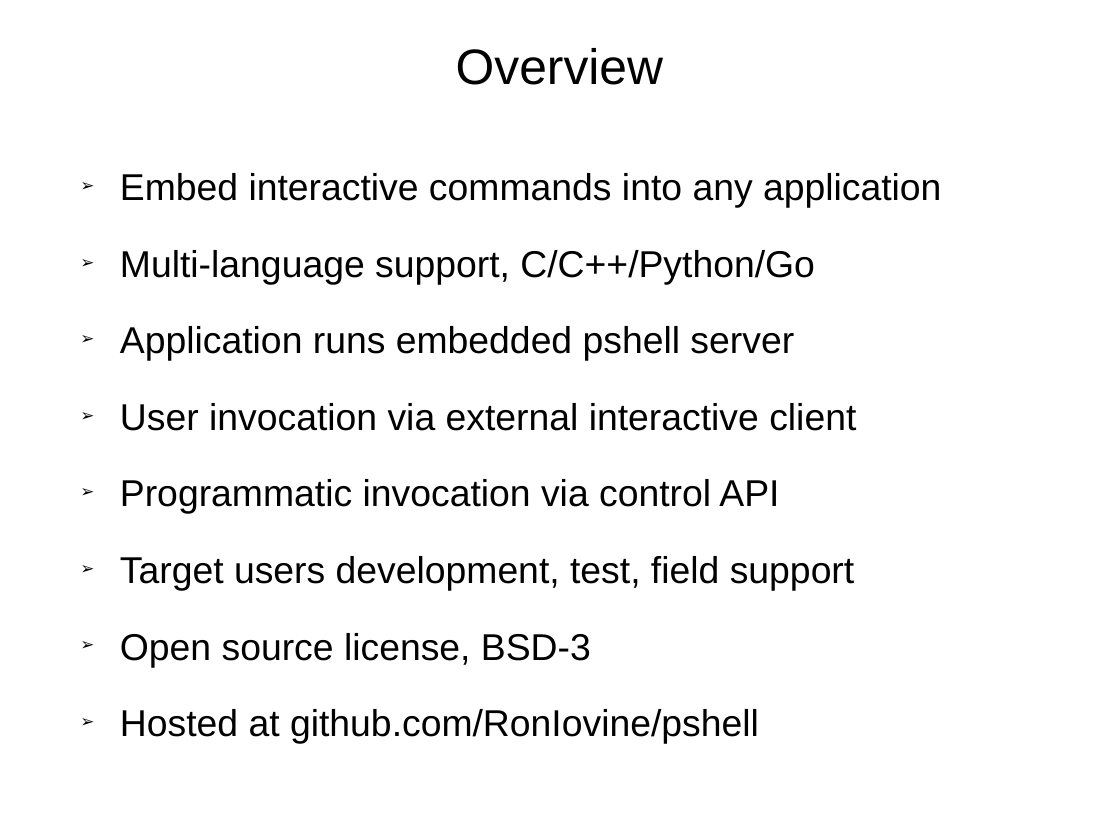
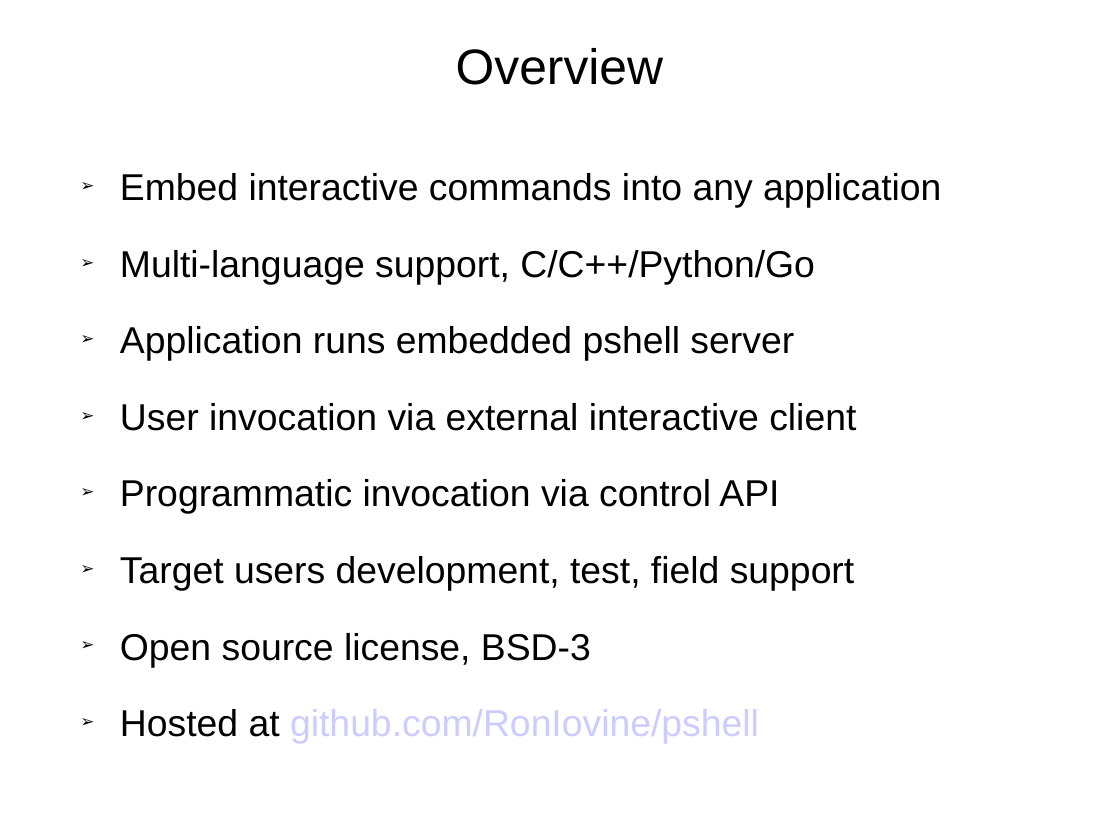
Before and after one commit to RonIovine/pshell, a slide deck: slide 2 of PSHELL-Framework.ppt. Drawn at 1120x840 pixels with LibreOffice and Linux fonts; fonts in the diff are those of the drawing. Boxes give left, top, right and bottom in pixels: in the first picture for what was removed or moved away, otherwise in the second. Text is boxed around its words. In the diff, an @@ line names an element or a change of style, - is before the commit and + after.

```diff
--- a/PSHELL-Framework.ppt
+++ b/PSHELL-Framework.ppt
@@ text at box(120, 709, 759, 743): text colour #000000 to #CCCCFF in "github.com/RonIovine/pshell" @@
```
Also in this commit, not shown: 3 other slides changed.
